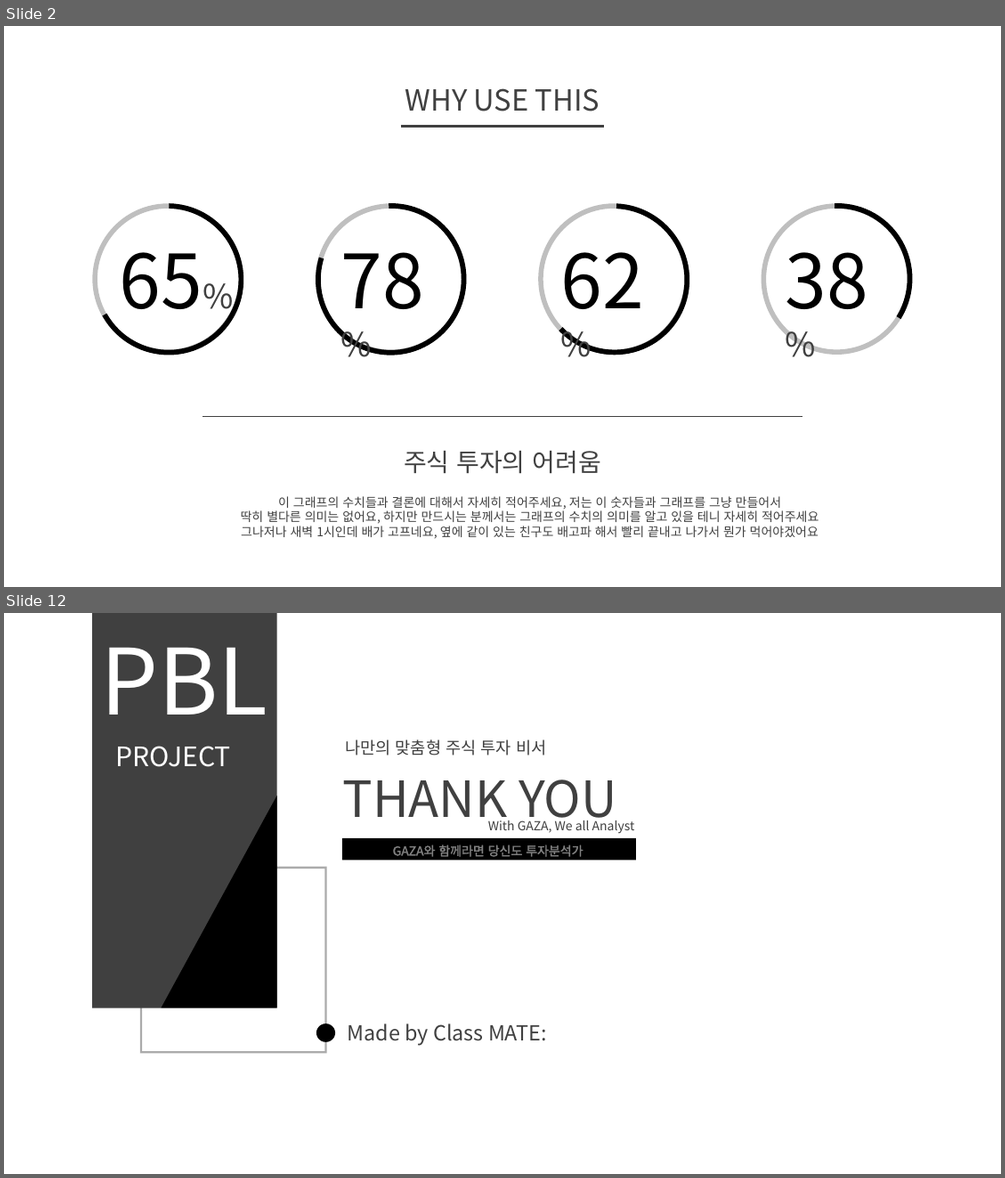
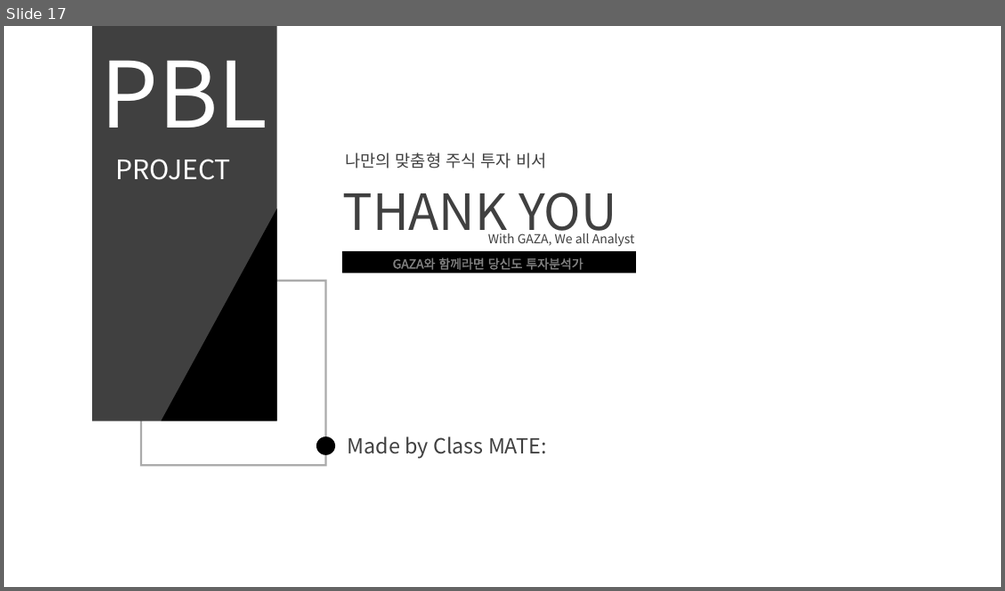
Before and after one commit to leo-kimm/project_N, a slide deck: 서비스 청사진.pptx. Shown one above the other, each under a label of ours: slides 2 and 12 before the commit, slide 17 after it; the slides between them are not shown. The pictures are 1005x1178 and 1005x591 pixels, drawn with LibreOffice and Linux fonts; fonts in the diff are those of the drawing; background and template pictures are left out. Boxes give left, top, right and bottom in pixels: in the first picture for what was removed or moved away, otherwise in the second. Text is boxed around its words. In the diff, an @@ line names an element or a change of style, - is before the commit and + after.

```diff
--- a/서비스 청사진.pptx
+++ b/서비스 청사진.pptx
@@ slide 2 removed at [4,26,1001,587], background #FFFFFF @@
@@ text removed at [405,88,599,111] @@
-WHY USE THIS
@@ line removed from (400, 127) to (605, 127) @@
@@ arch (boxed as its full ring) removed at [65,176,273,383] @@
@@ arch (boxed as its full ring) removed at [507,172,721,386] @@
@@ arch (boxed as its full ring) removed at [734,176,940,383] @@
@@ donut removed at [92,203,243,354] @@
@@ arch (boxed as its full ring) removed at [299,186,484,372] @@
@@ donut removed at [316,203,466,354] @@
@@ donut removed at [539,203,689,354] @@
@@ donut removed at [761,203,913,354] @@
@@ text removed at [120,252,202,309] @@
-65%
@@ text removed at [341,252,424,309] @@
-78%
@@ text removed at [561,252,644,309] @@
-62%
@@ text removed at [785,252,867,309] @@
-38%
@@ line removed from (202, 417) to (802, 417) @@
@@ text removed at [404,451,601,474] @@
-주식 투자의 어려움
@@ text removed at [241,496,818,538] @@
-이 그래프의 수치들과 결론에 대해서 자세히 적어주세요, 저는 이 숫자들과 그래프를 그냥 만들어서
-딱히 별다른 의미는 없어요, 하지만 만드시는 분께서는 그래프의 수치의 의미를 알고 있을 테니 자세히 적어주세요
-그나저나 새벽 1시인데 배가 고프네요, 옆에 같이 있는 친구도 배고파 해서 빨리 끝내고 나가서 뭔가 먹어야겠어요
@@ what was slide 12 is now slide 17 @@
```
Also in this commit, not shown: 8 slides changed, 8 slides added, 2 other slides removed.
